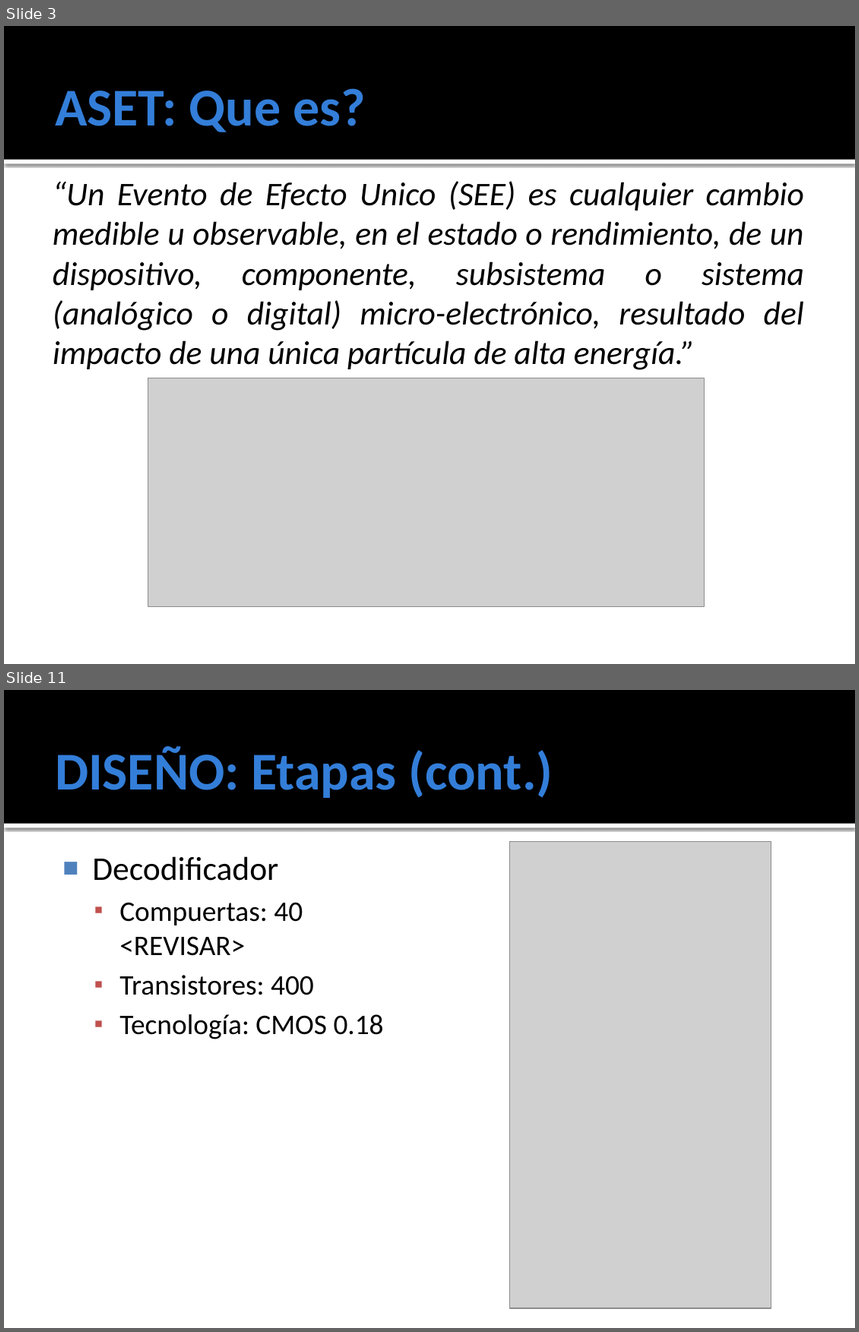
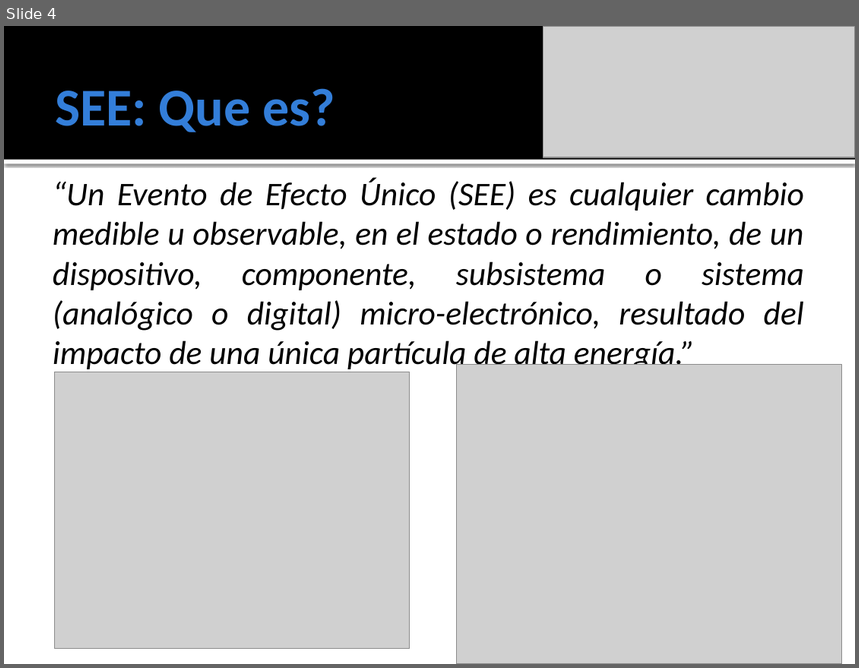
Before and after one commit to ginotkj/fiocs, a slide deck: Documentation/Documentacion/PRESENTACION.pptx. Shown one above the other, each under a label of ours: slides 3 and 11 before the commit, slide 4 after it; the slides between them are not shown. The pictures are 859x1332 and 859x668 pixels, drawn with LibreOffice and Linux fonts; fonts in the diff are those of the drawing; grey boxes stand for pictures. Boxes give left, top, right and bottom in pixels: in the first picture for what was removed or moved away, otherwise in the second. Text is boxed around its words. In the diff, an @@ line names an element or a change of style, - is before the commit and + after.

```diff
--- a/Documentation/Documentacion/PRESENTACION.pptx
+++ b/Documentation/Documentacion/PRESENTACION.pptx
@@ slide 11 removed at [4, 690, 855, 1328], background #FFFFFF; not listed: 2 template elements that a slide beside it also shows @@
@@ title removed at [55, 746, 553, 798] @@
-DISEÑO: Etapas (cont.)
@@ picture removed at [510, 841, 772, 1309] @@
@@ text removed at [92, 856, 384, 1040] @@
-■ Decodificador
-  ▪ Compuertas: 40 <REVISAR>
-  ▪ Transistores: 400
-  ▪ Tecnología: CMOS 0.18
@@ what was slide 3 is now slide 4 @@
@@ slide 4 changed as well @@
@@ picture added at [544, 26, 855, 158] @@
@@ title at [55, 88, 335, 132]: text changed @@
-ASET: Que es?
+SEE: Que es?
@@ text at [53, 178, 804, 373]: text changed @@
-“Un Evento de Efecto Unico (SEE) es cualquier cambio medible u observable, en el estado o rendimiento, de un dispositivo, componente, subsistema o sistema (analógico o digital) micro-electrónico, resultado del impacto de una única partícula de alta energía.”
+“Un Evento de Efecto Único (SEE) es cualquier cambio medible u observable, en el estado o rendimiento, de un dispositivo, componente, subsistema o sistema (analógico o digital) micro-electrónico, resultado del impacto de una única partícula de alta energía.”
@@ picture added at [456, 365, 842, 664] @@
@@ picture added at [54, 372, 409, 648] @@
@@ picture removed at [148, 379, 705, 607] @@
```
Also in this commit, not shown: 4 other slides changed, 10 slides added, 9 other slides removed.
